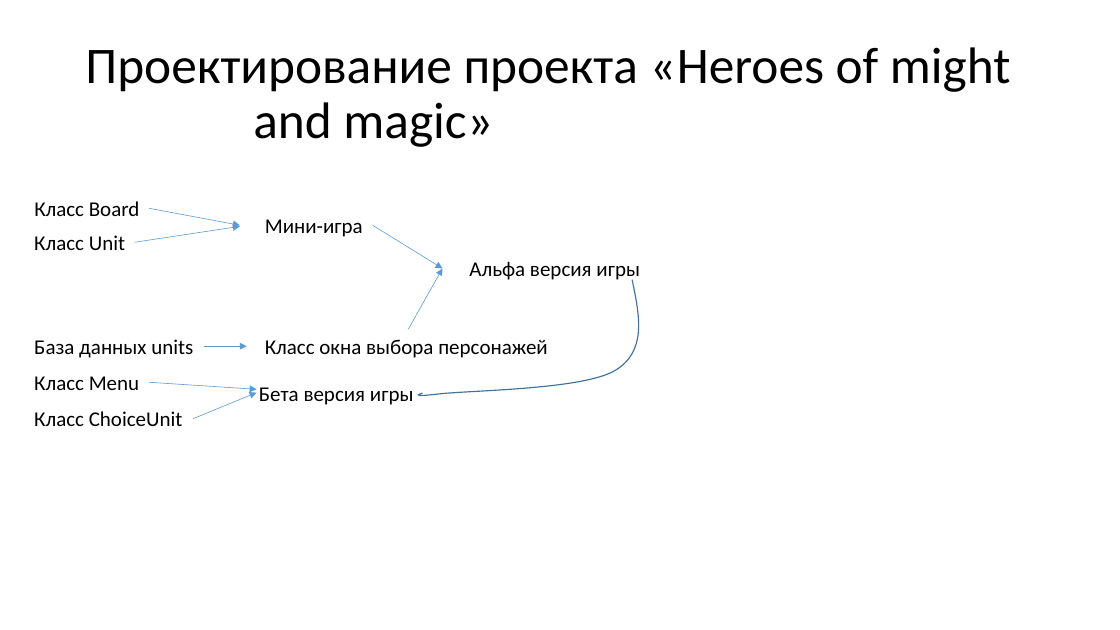
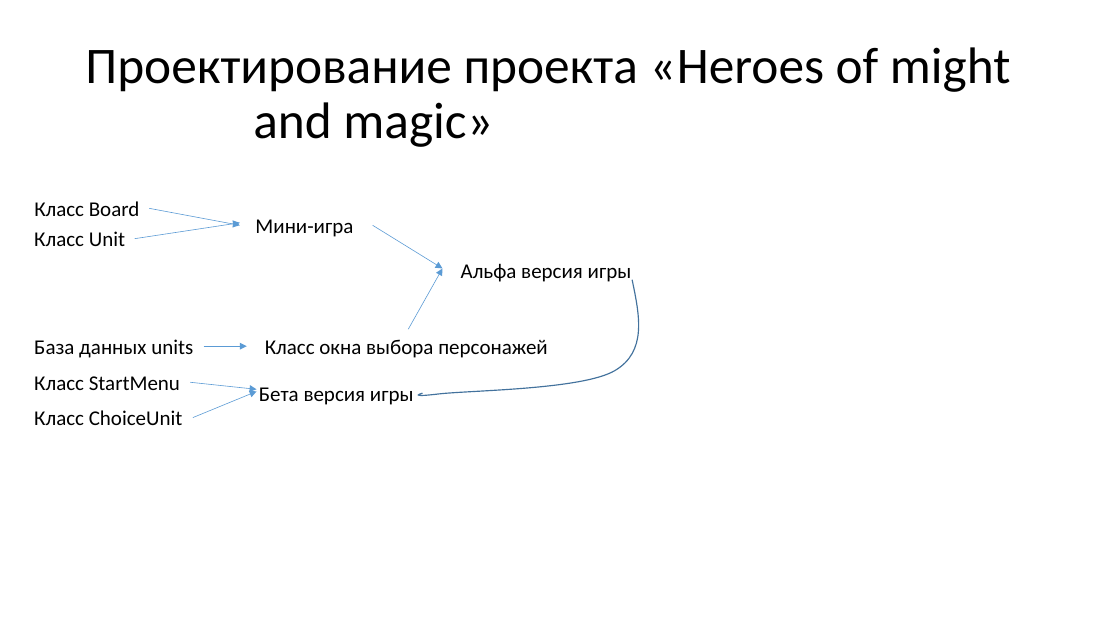
Before and after one commit to night0hunter/heroes_of_might_and_magic_pygame, a slide deck: slide 1 of Проектирование проекта «Heroes of might.pptx. Drawn at 1120x630 pixels with LibreOffice and Linux fonts; fonts in the diff are those of the drawing. Boxes give left, top, right and bottom in pixels: in the first picture for what was removed or moved away, otherwise in the second. Text is boxed around its words. In the diff, an @@ line names an element or a change of style, - is before the commit and + after.

Commit message:
Function input_list_per

```diff
--- a/Проектирование проекта «Heroes of might.pptx
+++ b/Проектирование проекта «Heroes of might.pptx
@@ text "Мини-игра": place and size @@
-text "Мини-игра" at [265,219,363,237]
+text "Мини-игра" at [255,219,353,237]
@@ text "Класс Unit": place and size @@
-text "Класс Unit" at [34,235,125,250]
+text "Класс Unit" at [34,231,125,246]
@@ arrow moved from (134, 242) - (240, 226) to (134, 239) - (240, 223) @@
@@ text "Альфа версия игры": place and size @@
-text "Альфа версия игры" at [469,261,640,283]
+text "Альфа версия игры" at [461,263,632,282]
@@ text at [34,376,180,390]: text changed @@
-Класс Menu
+Класс StartMenu
@@ arrow moved from (150, 382) - (256, 390) to (191, 382) - (256, 390) @@
```
